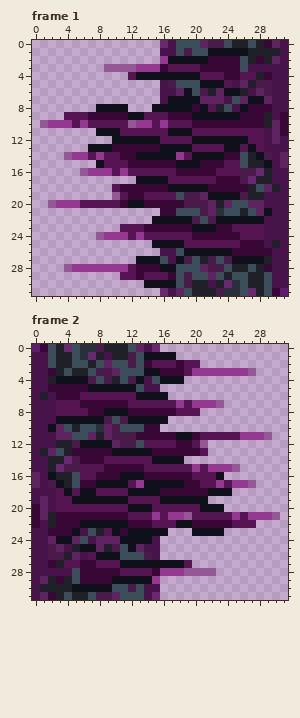
Edited in one commit: pixel-art file (Game Arts/Ase Files/Spikes_forWalls.ase). Above is the file before it was changed.
32x32 pixels, 2 frames. Colours within 5 levels of each other are drawn and written as one. Shown: frame 1, frame 2.
After:
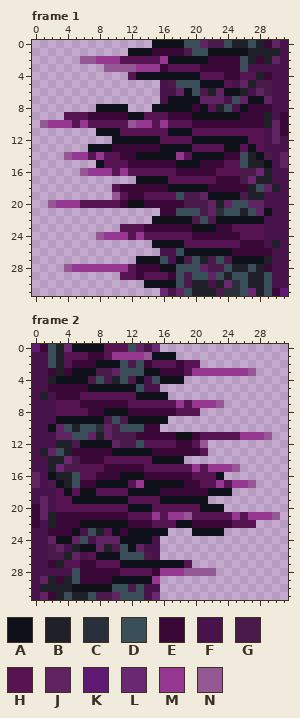
Palette (. is transparent): A #0f111a  B #202029  C #293039  D #3a4f59  E #380736  F #48134a  G #4a1b4a  H #561453  J #5f2361  K #601a73  L #6a2873  M #963792  N #945994
The exact change:
--- frame 1
@@ x 4..20 @@
- 0 ............LFDDD
- 1 ............FFDGD
- 2 ............MAAAA
+ 0 ...........AAAADD
+ 1 ........AAAEEEEGD
+ 2 ..NNMMMHHHHHMAAAA
  3 .....NNNNMMMEHHHH
--- frame 2
@@ x 2..16 @@
- 0 DBLDCCGBBBDJFL.
- 1 DBBDCLBFBBGDAAA
- 2 DBBDDBDJDDGDEHH
- 3 EBDBBDGGJDDDAAE
+ 0 DBLAAAAHHHDJFL.
+ 1 DBHHHEEHMMMMNAA
+ 2 DBHEEEAAADGDEHH
+ 3 EBEAAAGGJDDDAAE
  4 BAAAAGDGBDGAFDA
Pixel boxes of the changes (left, top, right, bottom) in both pictures:
changed: (80, 40, 184, 64)
changed: (64, 344, 152, 376)
